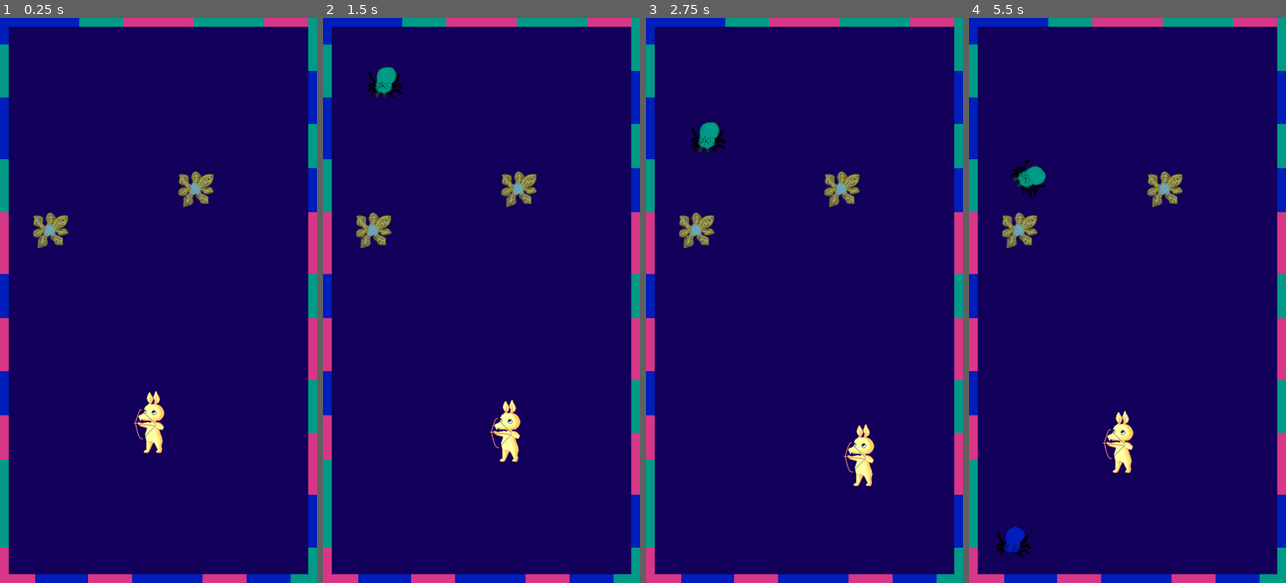
Above: before the commit, frames 1-4 (left to right).
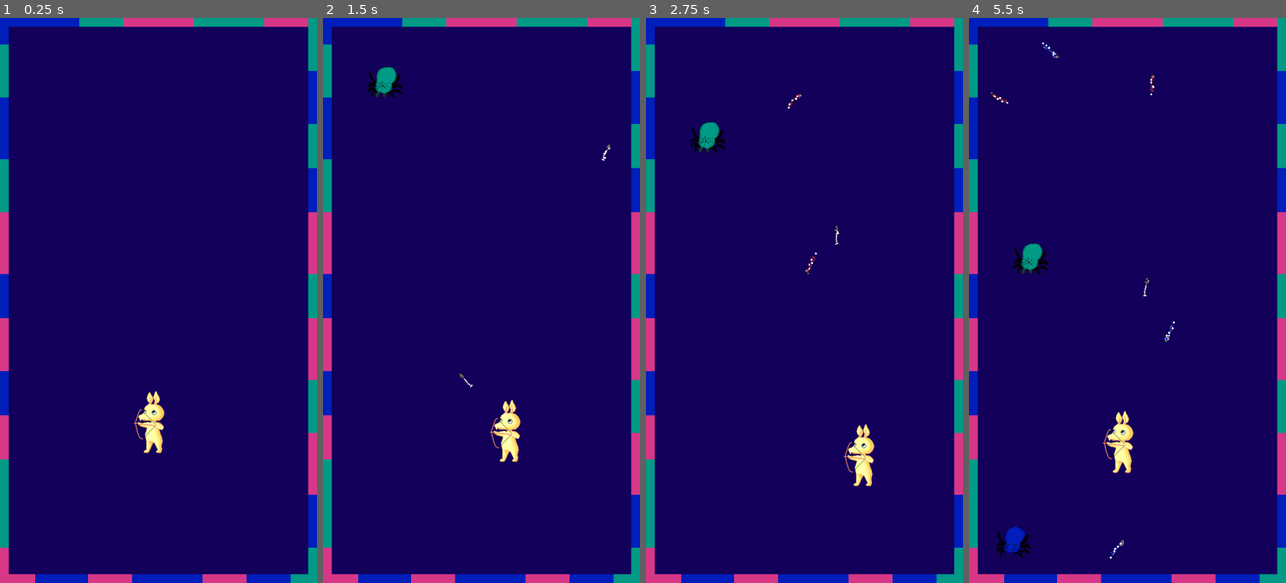
Above: after the commit, the same moments.

Repository: algch/BounceBunny
Game: Godot game, scene res://main.tscn
The game is run twice, just before and just after one commit, with the same random seed, the same clock (stepped at 60 frames per second) and the same inputs.
Inputs (mouse positions are in pixels of both pictures, inside the frame that each line leads up to):
- Up to frame 1 (0.25 s): no input
- Up to frame 2 (1.5 s): tap Enter at 0.5 s; move the mouse to (551, 272) at 0.52 s; hold Right (ui_right) 0.53-1.28 s; click (551, 272) at 0.6 s; move the mouse to (418, 328) at 1.27 s; hold Down (ui_down) from 1.28 s (still down); click (418, 328) at 1.35 s
- Up to frame 3 (2.75 s): move the mouse to (836, 176) at 2.02 s; release Down (ui_down) at 2.03 s; hold Right (ui_right) from 2.03 s (still down); click (836, 176) at 2.1 s
- Up to frame 4 (5.5 s): move the mouse to (1111, 413) at 2.77 s; release Right (ui_right) at 2.78 s; hold Up (ui_up) 2.78-3.53 s; click (1111, 413) at 2.85 s; move the mouse to (1222, 385) at 3.52 s; hold Left (ui_left) 3.53-5.03 s; click (1222, 385) at 3.6 s; move the mouse to (1032, 215) at 4.27 s; click (1032, 215) at 4.35 s; move the mouse to (1143, 300) at 5.02 s; hold Down (ui_down) from 5.03 s (still down); click (1143, 300) at 5.1 s

The runs differ from the first frame. In frame 1, 1.0% of the frame differs, in the area x 10-68%, y 27-41%; in frame 2, 1.0%; in frame 3, 1.1%; in frame 4, 2.0%, in the area x 6-68%, y 4-96%.

Commit message:
wip

Diff:
--- a/enemies/spider/spider.gd
+++ b/enemies/spider/spider.gd
@@ -30,7 +30,7 @@
 var attack_timer = Timer.new()
 
 var damage = 1
-var health = 3
+var health = 3.0
 
 
 onready var player = get_node('/root/main/player')
@@ -99,7 +99,6 @@
 			var collision = move_and_collide(motion)
 
 			if collision:
-				print('collided')
 				current_state = STATE.rotate
 		STATE.rotate:
 			rotation += deg2rad(rotation_speed)
@@ -152,7 +151,6 @@
 			return
 
 	if dist_to_player < 160 and is_facing_player:
-		print('setting state to attack')
 		current_state = STATE.attack
 		attack_timer.set_wait_time(ATTACK_WAIT_TIME)
 		attack_timer.start()
--- a/main.tscn
+++ b/main.tscn
@@ -1,10 +1,8 @@
-[gd_scene load_steps=6 format=2]
+[gd_scene load_steps=4 format=2]
 
 [ext_resource path="res://engine/main.gd" type="Script" id=1]
 [ext_resource path="res://player/player.tscn" type="PackedScene" id=2]
 [ext_resource path="res://tiles/rgb_tileset.tres" type="TileSet" id=3]
-[ext_resource path="res://plants/teleport/teleport.tscn" type="PackedScene" id=4]
-[ext_resource path="res://plants/support/support.tscn" type="PackedScene" id=5]
 
 [node name="main" type="Node"]
 script = ExtResource( 1 )
@@ -17,9 +15,3 @@
 cell_size = Vector2( 20, 20 )
 format = 1
 tile_data = PoolIntArray( 1, 2, 0, 3, 2, 0, 5, 2, 0, 6, 2, 0, 7, 2, 0, 8, 2, 0, 9, 0, 0, 10, 0, 0, 11, 0, 0, 12, 0, 0,  …(2556 unchanged characters)…
-
-[node name="teleport" parent="." instance=ExtResource( 4 )]
-position = Vector2( 114.722, 481.256 )
-
-[node name="support" parent="." instance=ExtResource( 5 )]
-position = Vector2( 445.234, 387.68 )
--- a/plants/support/support.gd
+++ b/plants/support/support.gd
@@ -9,6 +9,7 @@
 	idle
 }
 var current_state = STATE.idle
+var travel_time = 3.0
 
 func attack():
 	var target = targets[targets.keys()[randi() % targets.size()]]
@@ -18,6 +19,7 @@
 
 	projectile.position = position + offset
 	projectile.direction = direction
+	projectile.travel_time = travel_time
 
 	get_node('/root/main/').add_child(projectile)
 
--- a/player/player.gd
+++ b/player/player.gd
@@ -7,9 +7,9 @@
 # how far from the player will the projectile be placed
 var WEAPON_RADIUS = 113
 var motion_dir = Vector2(0, 0)
-var is_attacking = false
 onready var projectile_class = preload('res://weapons/projectile.tscn')
-onready var charge_timer = get_node('charge_timer')
+var charge_timer = Timer.new()
+var CHARGE_WAIT_TIME = 3.0
 
 enum STATE {
 	idle,
@@ -17,11 +17,12 @@
 }
 var current_state = STATE.idle
 
-var health = 10
+var health = 10.0
 
 
 func _ready():
-	pass
+	charge_timer.connect('timeout', self, '_on_charge_timer_timeout')
+	add_child(charge_timer)
 
 func receiveDamage(damage):
 	health -= damage
@@ -31,17 +32,17 @@
 	var motion = motion_dir.normalized() * SPEED
 	move_and_slide(motion)
 
-func actionLoop():
-	if is_attacking:
-		var projectile = projectile_class.instance()
-		var direction = (get_global_mouse_position() - position).normalized()
-		var offset = direction * WEAPON_RADIUS
 
-		projectile.position = position + offset
-		projectile.direction = direction
+func attack(travel_time):
+	var projectile = projectile_class.instance()
+	var direction = (get_global_mouse_position() - position).normalized()
+	var offset = direction * WEAPON_RADIUS
 
-		get_node('/root/main/').add_child(projectile)
-		is_attacking = false
+	projectile.position = position + offset
+	projectile.direction = direction
+	projectile.travel_time = travel_time
+
+	get_node('/root/main/').add_child(projectile)
 
 
 func pollInput():
@@ -56,23 +57,23 @@
 	motion_dir =  Vector2(X, Y)
 
 	if Input.is_action_just_pressed('touch') and current_state != STATE.charging:
-		# TODO fix bug here, it should only shoot once
 		current_state = STATE.charging
+		charge_timer.set_wait_time(CHARGE_WAIT_TIME)
 		charge_timer.start()
 
 	if Input.is_action_just_released('touch'):
-		# instance arrow and make it move and cause a damage proportional
-		# to the time it was charged
+		var travel_time = CHARGE_WAIT_TIME - charge_timer.get_time_left()
 		current_state = STATE.idle
 		charge_timer.stop()
+		attack(travel_time)
+
 
 func _on_charge_timer_timeout():
-	is_attacking = true
-	current_state = STATE.idle
+	charge_timer.stop()
+	print('READY ', charge_timer.get_time_left())
 
 
 func _physics_process(delta):
 	pollInput()
 
 	movementLoop()
-	actionLoop()
--- a/player/player.tscn
+++ b/player/player.tscn
@@ -15,7 +15,3 @@
 
 [node name="Sprite" type="Sprite" parent="."]
 texture = ExtResource( 2 )
-
-[node name="charge_timer" type="Timer" parent="."]
-wait_time = 2.0
-[connection signal="timeout" from="charge_timer" to="." method="_on_charge_timer_timeout"]
--- a/weapons/projectile.gd
+++ b/weapons/projectile.gd
@@ -8,8 +8,10 @@
 var direction = Vector2(0,0)
 var distance_to_tip
 var SPEED = 700
-var health = 3
-var damage = 1
+var damage
+
+var travel_timer = Timer.new()
+var travel_time
 
 var COLOR_ENUM = {
 	0: 'red',
@@ -18,13 +20,26 @@
 }
 var COLOR = null
 
+
 func _ready():
+	damage = travel_time
 	rotation = direction.angle() + PI/2.0
 	distance_to_tip = Vector2(0, 0).distance_to($tip.position)
+	travel_timer.set_wait_time(travel_time)
+	travel_timer.connect('timeout', self, 'travelEnded')
+	travel_timer.start()
+	add_child(travel_timer)
+
+
+
+func travelEnded():
+	queue_free()
+
 
 func getTipPosition():
 	var tip_pos = direction * distance_to_tip
 	return position + tip_pos
+
 
 func setColor(tile_type):
 	COLOR = COLOR_ENUM[tile_type]
@@ -38,15 +53,10 @@
 			$sprite.set_texture(blue_texture)
 
 func _physics_process(delta):
-	if health <= 0:
-		queue_free()
-		return
-
 	var motion = direction * SPEED * delta
 	var collision = move_and_collide(motion)
 
 	if collision:
-		health -= 1
 		var collider = collision.collider
 		var tip_position = getTipPosition()
 
